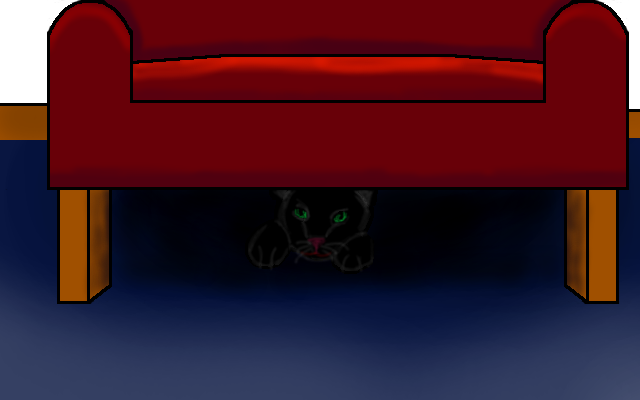
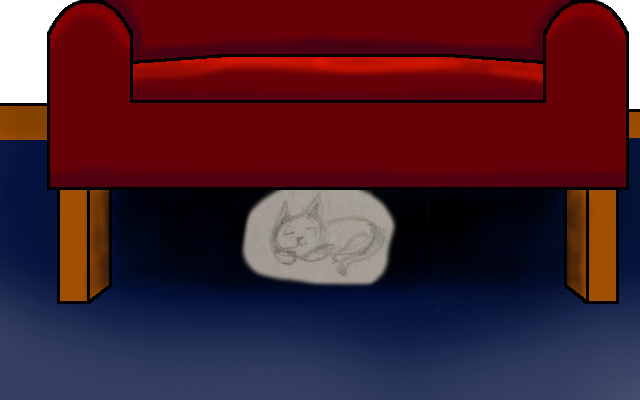
The second 640 × 400 image is a revision of the first. Changes to its layers:
added layer "Portapapeles #1" above "piel" over <box>239,190,472,312</box>
